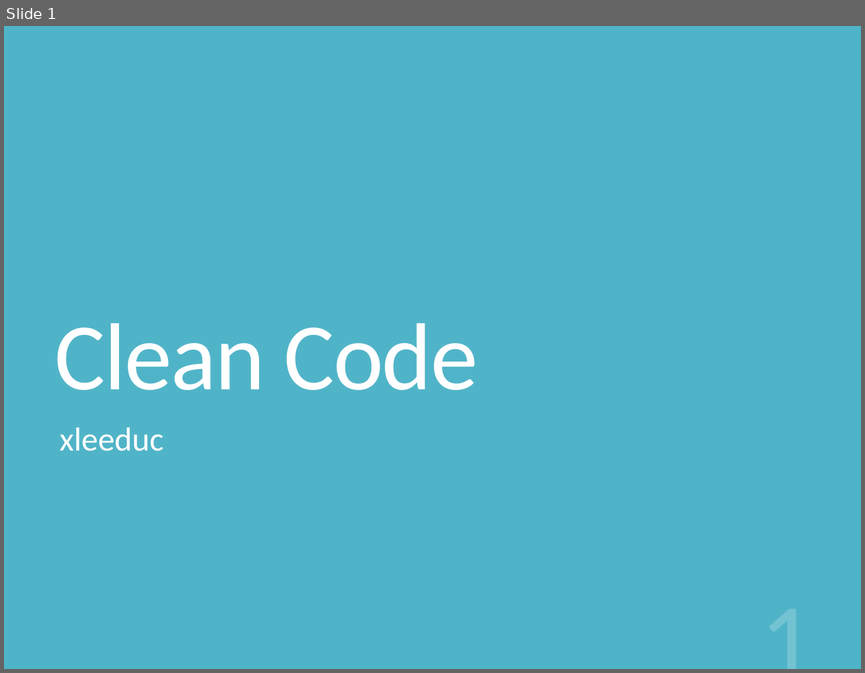
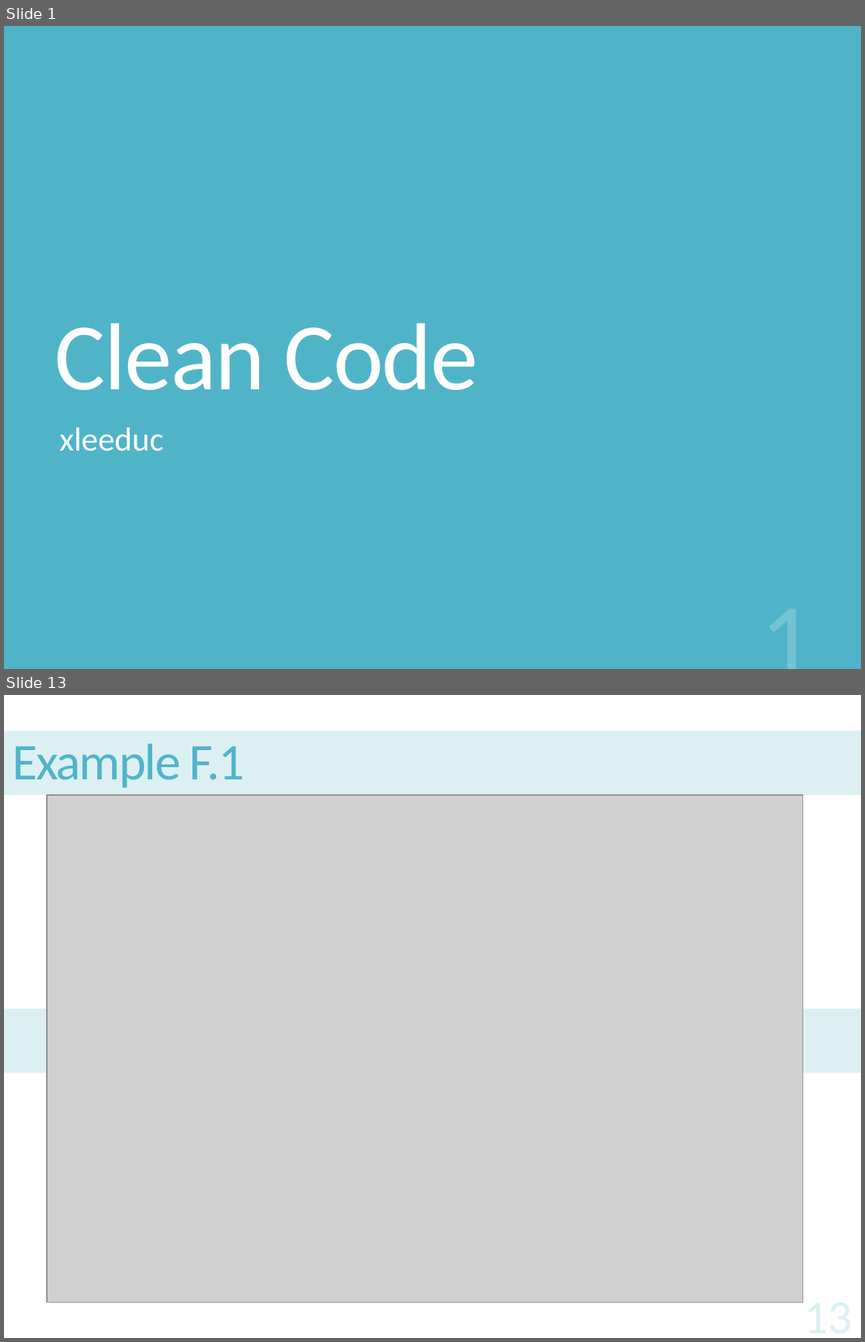
Before and after one commit to Monkey-D-Kid/CleanCode, a slide deck: CleanCode.pptx. Shown one above the other, each under a label of ours: slide 1 before the commit, slides 1 and 13 after it; the slides between them are not shown. The pictures are 865x673 and 865x1342 pixels, drawn with LibreOffice and Linux fonts; fonts in the diff are those of the drawing; grey boxes stand for pictures. Boxes give left, top, right and bottom in pixels: in the first picture for what was removed or moved away, otherwise in the second. Text is boxed around its words. In the diff, an @@ line names an element or a change of style, - is before the commit and + after.

```diff
--- a/CleanCode.pptx
+++ b/CleanCode.pptx
@@ slide 13 added at [4, 695, 861, 1338], background #FFFFFF @@
@@ title added at [4, 731, 861, 795], fill #DCF0F4, 43.2 pt, text #50B4C8 @@
+Example F.1
@@ picture added at [47, 795, 802, 1302] @@
@@ rectangle added at [4, 1008, 861, 1073], fill #DCF0F4 @@
```
Also in this commit, not shown: 9 slides changed, 18 other slides added, 1 other file.
